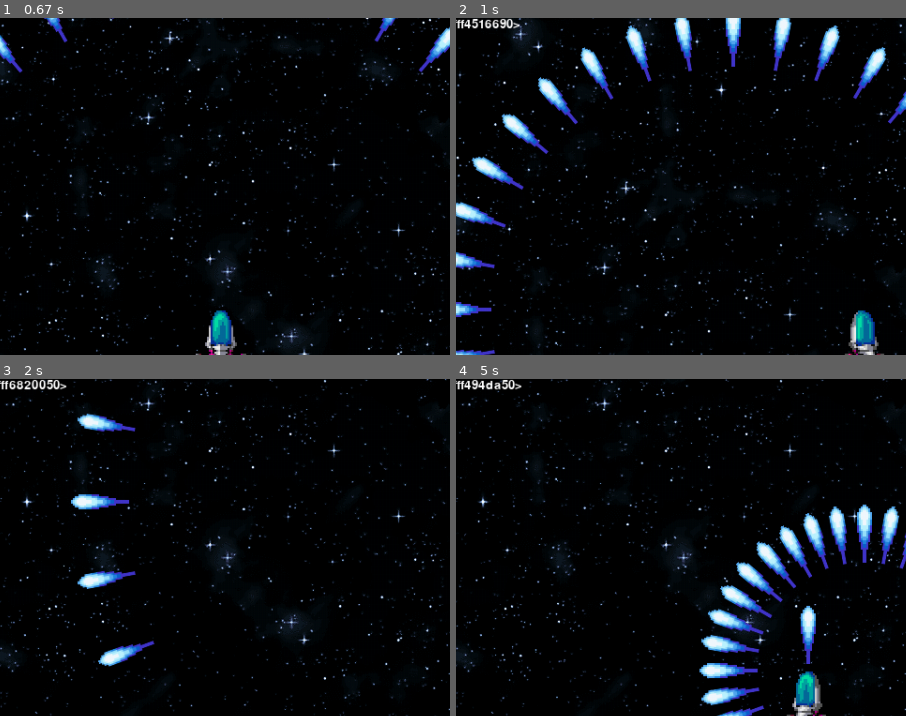
Above: before the commit, frames 1-4 (two rows, left to right).
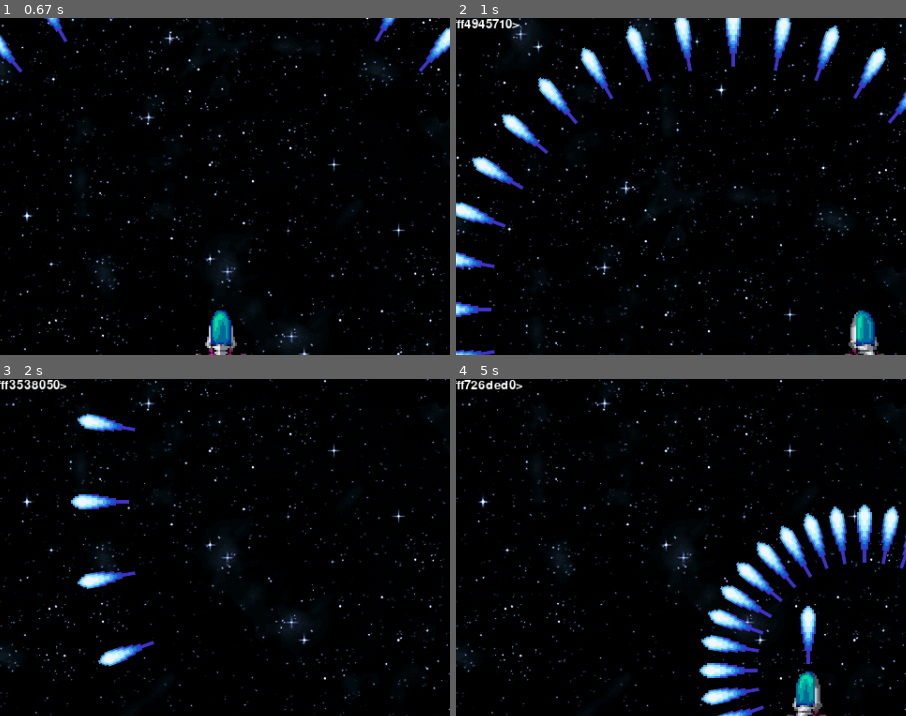
Above: after the commit, the same moments.

Repository: Kimura-Taiki/Python_game_zissen
Game: pygame game, started from Chapter7/rf72.py
The game is run twice, just before and just after one commit, with the same random seed, the same clock (stepped at 60 frames per second) and the same inputs.
Inputs:
- Up to frame 1 (0.67 s): tap Z at 0.33 s
- Up to frame 2 (1 s): hold Right from 0.67 s (still down); tap Z at 0.73 s
- Up to frame 3 (2 s): tap Z at 1.03, 1.23, 1.57, 1.87 s; release Right at 1.13 s; hold Up 1.17-1.47 s; hold Right 1.5-1.97 s
- Up to frame 4 (5 s): hold Left 2-2.53 s; tap Z at 2.07, 2.37, 2.63, 2.97, 3.27, 3.4, 3.8, 4.1, 4.47, 4.87 s; tap Space at 2.15, 3.48, 4.95 s; hold Down 2.57-2.87 s; hold Left 2.9-3.3 s; hold Up 3.33-3.7 s; hold Right 3.73-4.37 s; hold Down 4.4-4.77 s; hold Left from 4.8 s (still down)
The pictures show only the part of the screen within x 25-75%, y 0-50%; the shares and areas given below are measured in that part.

Frame 1 is identical in both runs. In frame 2, 0.2% of the frame differs, in the area x 3-15%, y 0-4%; in frame 3, 0.1%; in frame 4, 0.2%, in the area x 1-15%, y 0-4%.

Commit message:
0722_4:敵弾ごと巻き込むもののConflict側に衝突処理を全部移管

Diff:
--- a/Chapter7/mod/conflict.py
+++ b/Chapter7/mod/conflict.py
@@ -10,12 +10,20 @@
 from mod.enemy import Enemy
 
 class Conflict():
-
     @classmethod
     def hit_bullet_and_enemy(cls, bullets, enemies):
         for enemy in enemies:
-            enemy.hit(bullets)
+            hit(enemy, bullets)
 
+def hit(enemy, bullets) : # 自弾とのヒットチェック
+    w = enemy.IMG.get_width()
+    h = enemy.IMG.get_height()
+    r = int((w+h)/4)+12
+    for bullet in bullets[:]:
+        if get_dis(enemy.x, enemy.y, bullet.x, bullet.y) < r*r:
+            bullets.remove(bullet)
+            enemy.enemies.remove(enemy)
+            return
 
 def get_dis(x1, y1, x2, y2): # 二点間の距離を求める
     return( (x1-x2)*(x1-x2) + (y1-y2)*(y1-y2) )
--- a/Chapter7/mod/enemy.py
+++ b/Chapter7/mod/enemy.py
@@ -24,9 +24,6 @@
             cls.enemies.append(Torpedoer(x=randint(20, 940), y=cls.LINE_T, angle=90, speed=6))
 
     def fire(self): # 弾を発射する、ここでは空処理にする
-        pass
-
-    def hit(self, bullets): # 自弾とのヒットチェック
         pass
 
     @classmethod
@@ -61,16 +58,6 @@
             self.angle = -45
             self.speed = 16
 
-    def hit(self, bullets) : # 自弾とのヒットチェック
-        w = self.IMG.get_width()
-        h = self.IMG.get_height()
-        r = int((w+h)/4)+12
-        for bullet in bullets[:]:
-            if get_dis(self.x, self.y, bullet.x, bullet.y) < r*r:
-                bullets.remove(bullet)
-                self.enemies.remove(self)
-                return
-
     @property
     def img(self):
         return self.IMG
--- a/Chapter7/z.py
+++ b/Chapter7/z.py
@@ -2,7 +2,10 @@
     def __init__(self):
         self.z = "Z"
 
+
 print("z.pyだよ")
+Zakki.md1()
+Zakki.md2
 # screen.blit(pygame.font.Font(None, size=40).render("", True, (255, 255, 255)), [0, 0])
 
 
